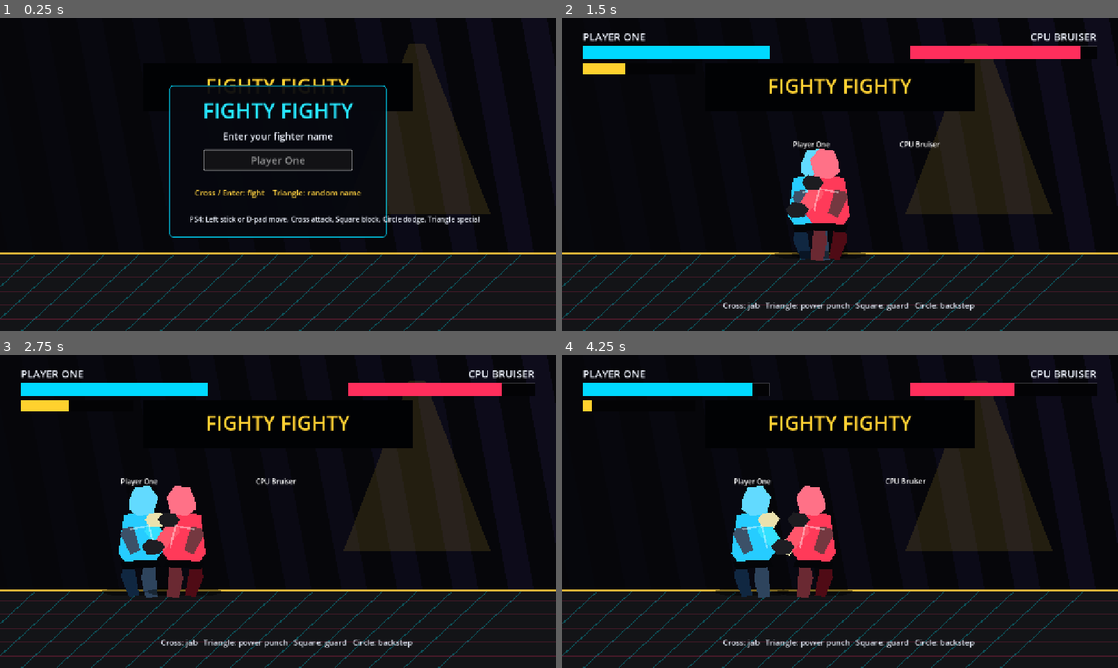
Above: before the commit, frames 1-4 (two rows, left to right).
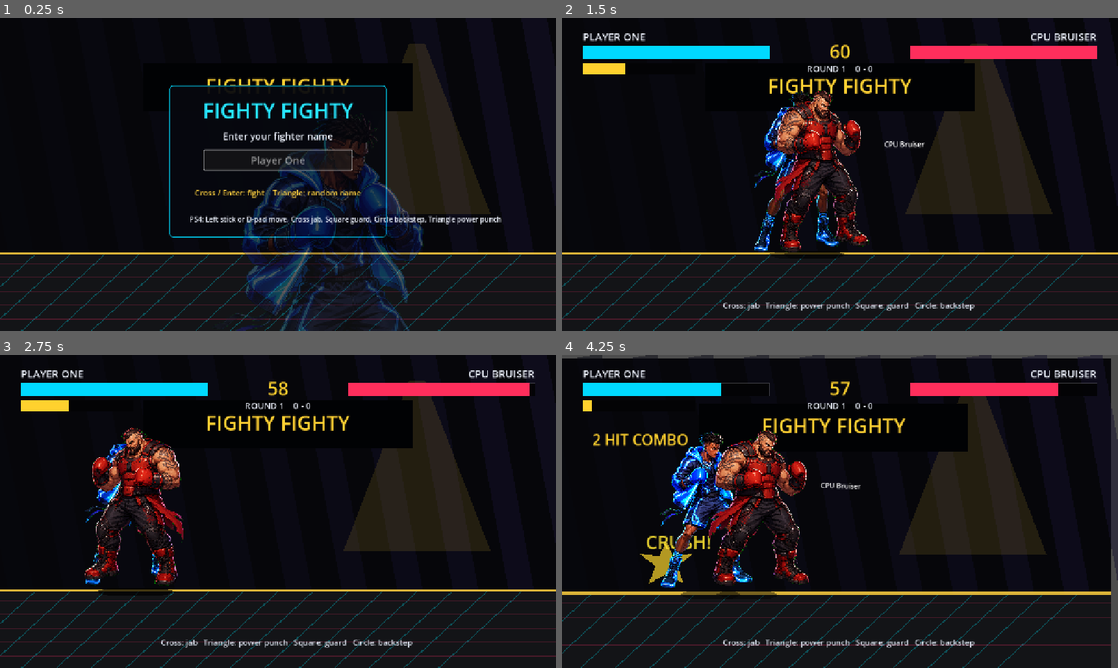
Above: after the commit, the same moments.

Repository: meshbirdprime/fighty-fighty
Game: Godot game, scene res://scenes/Main.tscn
The game is run twice, just before and just after one commit, with the same random seed, the same clock (stepped at 60 frames per second) and the same inputs.
Inputs (mouse positions are in pixels of both pictures, inside the frame that each line leads up to):
- Up to frame 1 (0.25 s): no input
- Up to frame 2 (1.5 s): tap Enter (confirm) at 0.5 s; move the mouse to (962, 158) at 0.52 s; hold D (move_right) 0.53-1.28 s; hold K (block) 0.53-1.28 s; tap J (attack) at 0.6 s; click (962, 158) at 0.67 s; tap Space at 0.77, 1.07 s; move the mouse to (728, 190) at 1.27 s; hold A (move_left) from 1.28 s (still down); tap K (block) at 1.35 s
- Up to frame 3 (2.75 s): tap Space at 1.52, 1.82 s; tap L (dodge) at 1.55, 2.1 s; move the mouse to (333, 442) at 2.02 s; release A (move_left) at 2.03 s; hold D (move_right) from 2.03 s (still down); hold I (special) from 2.03 s (still down)
- Up to frame 4 (4.25 s): move the mouse to (812, 574) at 2.77 s; release I (special) at 2.78 s; tap I (special) at 2.85 s; click (812, 574) at 2.92 s; tap Space at 3.02, 3.05, 3.32, 3.6, 3.77, 4.07 s; move the mouse to (1006, 558) at 3.52 s; release D (move_right) at 3.53 s; hold A (move_left) from 3.53 s (still down); tap J (attack) at 3.8 s

The runs differ from the first frame. In frame 1, 7.0% of the frame differs, in the area x 40-91%, y 30-100%; in frame 2, 6.5%; in frame 3, 7.4%; in frame 4, 20%, in the area x 0-100%, y 0-100%.

Commit message:
Add sprite art and round combat flow

Diff:
--- a/scenes/Fighter.tscn
+++ b/scenes/Fighter.tscn
@@ -5,61 +5,77 @@
 [node name="Fighter" type="Node2D"]
 script = ExtResource("1_fighter")
 
+[node name="CharacterSprite" type="Sprite2D" parent="."]
+position = Vector2(0, -196)
+scale = Vector2(0.38, 0.38)
+z_index = 3
+
 [node name="Shadow" type="Polygon2D" parent="."]
 position = Vector2(0, 0)
 color = Color(0, 0, 0, 0.45)
 polygon = PackedVector2Array(-72, 0, -48, -10, 48, -10, 72, 0, 48, 10, -48, 10)
+z_index = 1
 
 [node name="BackLeg" type="Polygon2D" parent="."]
 position = Vector2(-20, -50)
 color = Color(0.035, 0.09, 0.16, 1)
 polygon = PackedVector2Array(-18, -8, 8, -10, 20, 58, -4, 62, -22, 16)
+visible = false
 
 [node name="FrontLeg" type="Polygon2D" parent="."]
 position = Vector2(24, -50)
 color = Color(0.07, 0.17, 0.28, 1)
 polygon = PackedVector2Array(-15, -8, 12, -10, 18, 62, -10, 64, -20, 18)
+visible = false
 
 [node name="Body" type="Polygon2D" parent="."]
 position = Vector2(0, -105)
 color = Color(0.15, 0.8, 1, 1)
 polygon = PackedVector2Array(-48, 16, -36, -72, 34, -84, 56, 8, 28, 46, -28, 44)
+visible = false
 
 [node name="Belt" type="Polygon2D" parent="."]
 position = Vector2(0, -62)
 color = Color(0.02, 0.025, 0.04, 1)
 polygon = PackedVector2Array(-44, -8, 42, -12, 50, 5, -38, 10)
+visible = false
 
 [node name="Head" type="Polygon2D" parent="."]
 position = Vector2(7, -198)
 color = Color(0.47, 0.94, 1, 1)
 polygon = PackedVector2Array(-30, -14, -18, -42, 16, -46, 36, -20, 26, 18, -10, 24, -32, 8)
+visible = false
 
 [node name="BackArm" type="Polygon2D" parent="."]
 position = Vector2(-28, -138)
 color = Color(0.09, 0.45, 0.62, 1)
 polygon = PackedVector2Array(-10, -8, 14, -12, 30, 42, 8, 52, -16, 6)
+visible = false
 
 [node name="FrontArm" type="Polygon2D" parent="."]
 position = Vector2(28, -142)
 color = Color(0.2, 0.88, 1, 1)
 polygon = PackedVector2Array(-12, -10, 14, -14, 44, 30, 20, 46, -16, 4)
+visible = false
 
 [node name="FrontFist" type="Polygon2D" parent="."]
 position = Vector2(74, -104)
 color = Color(1, 0.96, 0.74, 1)
 polygon = PackedVector2Array(-18, -12, 10, -18, 26, 0, 12, 20, -16, 16, -28, 0)
+visible = false
 
 [node name="GuardFist" type="Polygon2D" parent="."]
 position = Vector2(38, -166)
 color = Color(1, 0.96, 0.74, 1)
 polygon = PackedVector2Array(-16, -13, 10, -18, 25, -2, 12, 18, -14, 17, -26, 0)
+visible = false
 
 [node name="ChestGlow" type="Line2D" parent="."]
 position = Vector2(0, -110)
 width = 4.0
 default_color = Color(1, 1, 1, 0.42)
 points = PackedVector2Array(-22, -34, 22, -42, 34, 8)
+visible = false
 
 [node name="NameLabel" type="Label" parent="."]
 offset_left = -105.0
--- a/scripts/Fighter.gd
+++ b/scripts/Fighter.gd
@@ -10,6 +10,8 @@
 const GRAVITY := 1800.0
 const ATTACK_RANGE := 132.0
 const SPECIAL_RANGE := 188.0
+const PLAYER_TEXTURE := preload("res://assets/fighters/player_blue.png")
+const CPU_TEXTURE := preload("res://assets/fighters/cpu_red.png")
 
 var fighter_name := "Fighter"
 var is_cpu := false
@@ -21,6 +23,8 @@
 var opponent: Fighter
 var arena_bounds := Vector2(90.0, 1190.0)
 var enabled := false
+var combo_count := 0
+var combo_timer := 0.0
 
 var _rng := RandomNumberGenerator.new()
 var _attack_cooldown := 0.0
@@ -31,6 +35,7 @@
 var _cpu_think_timer := 0.0
 var _cpu_action := "idle"
 
+@onready var character_sprite: Sprite2D = $CharacterSprite
 @onready var body: Polygon2D = $Body
 @onready var head: Polygon2D = $Head
 @onready var front_arm: Polygon2D = $FrontArm
@@ -47,6 +52,10 @@
 func _ready() -> void:
 	_rng.randomize()
 	name_label.text = fighter_name
+	character_sprite.texture = CPU_TEXTURE if is_cpu else PLAYER_TEXTURE
+	character_sprite.centered = true
+	character_sprite.position = Vector2(0, -196)
+	character_sprite.scale = Vector2(0.38, 0.38)
 
 
 func configure(new_name: String, cpu: bool, accent: Color) -> void:
@@ -54,6 +63,7 @@
 	is_cpu = cpu
 	if is_inside_tree():
 		name_label.text = fighter_name
+		character_sprite.texture = CPU_TEXTURE if is_cpu else PLAYER_TEXTURE
 		body.color = accent
 		head.color = accent.lightened(0.18)
 		front_arm.color = accent.lightened(0.18)
@@ -67,6 +77,8 @@
 	scale.x = float(facing)
 	health = max_health
 	meter = 0.0
+	combo_count = 0
+	combo_timer = 0.0
 	velocity = Vector2.ZERO
 	_attack_cooldown = 0.0
 	_block_timer = 0.0
@@ -87,6 +99,9 @@
 	_dodge_timer = maxf(_dodge_timer - delta, 0.0)
 	_stun_timer = maxf(_stun_timer - delta, 0.0)
 	_flash_timer = maxf(_flash_timer - delta, 0.0)
+	combo_timer = maxf(combo_timer - delta, 0.0)
+	if combo_timer <= 0.0:
+		combo_count = 0
 
 	if opponent:
 		var target_direction := opponent.global_position.x - global_position.x
@@ -140,6 +155,8 @@
 	var target_delta := opponent.global_position.x - global_position.x if opponent else 9999.0
 	if opponent and absf(target_delta) <= reach and (1 if target_delta >= 0.0 else -1) == facing:
 		opponent.take_hit(damage, heavy, global_position + Vector2(facing * reach, -75.0))
+		combo_count += 1
+		combo_timer = 1.25
 		landed_hit.emit(damage, global_position + Vector2(facing * reach, -75.0), heavy)
 
 
@@ -250,6 +267,10 @@
 
 	body.position = Vector2(0, -105)
 	head.position = Vector2(7, -198)
+	character_sprite.position = Vector2(0, -196)
+	character_sprite.scale = Vector2(0.38, 0.38)
+	character_sprite.rotation = 0.0
+	character_sprite.modulate = Color.WHITE
 	front_arm.position = Vector2(28, -142)
 	front_arm.rotation = 0.0
 	front_fist.position = Vector2(74, -104)
@@ -261,12 +282,17 @@
 	back_leg.position = Vector2(-20, -50)
 
 	if blocking:
+		character_sprite.position = Vector2(-14, -192)
+		character_sprite.scale = Vector2(0.36, 0.39)
 		front_arm.position = Vector2(18, -156)
 		front_arm.rotation = -0.72
 		front_fist.position = Vector2(24, -174)
 		guard_fist.position = Vector2(50, -156)
 		body.position.x = -6
 	elif dodging:
+		character_sprite.position = Vector2(-30, -188)
+		character_sprite.scale = Vector2(0.36, 0.37)
+		character_sprite.rotation = -0.05
 		body.position.x = -18
 		head.position.x = -8
 		front_arm.position = Vector2(10, -132)
@@ -274,6 +300,9 @@
 		guard_fist.position = Vector2(-18, -142)
 		rotation = -0.12 * facing
 	elif heavy_windup:
+		character_sprite.position = Vector2(-24, -198)
+		character_sprite.scale = Vector2(0.39, 0.38)
+		character_sprite.rotation = -0.04
 		body.position.x = -12
 		front_arm.position = Vector2(2, -148)
 		front_arm.rotation = -1.25
@@ -281,6 +310,9 @@
 		guard_fist.position = Vector2(50, -148)
 		rotation = lerpf(rotation, -0.04 * facing, 0.25)
 	elif jab_extend:
+		character_sprite.position = Vector2(16, -196)
+		character_sprite.scale = Vector2(0.4, 0.37)
+		character_sprite.rotation = 0.03
 		body.position.x = 10
 		head.position.x = 18
 		front_arm.position = Vector2(36, -146)
@@ -290,6 +322,9 @@
 		guard_fist.position = Vector2(30, -164)
 		rotation = lerpf(rotation, 0.05 * facing, 0.35)
 	elif punching:
+		character_sprite.position = Vector2(36, -196)
+		character_sprite.scale = Vector2(0.42, 0.36)
+		character_sprite.rotation = 0.05
 		body.position.x = 18
 		head.position.x = 23
 		front_arm.position = Vector2(48, -150)
@@ -301,5 +336,8 @@
 	else:
 		rotation = lerpf(rotation, 0.0, 0.25)
 
+	if _flash_timer > 0.0:
+		character_sprite.modulate = Color(1.45, 1.45, 1.45, 1.0)
+
 	shadow.scale.x = 1.0 + absf(velocity.x) / 1300.0
 	shadow.scale.y = 1.0 - minf(absf(velocity.x) / 2500.0, 0.18)
--- a/scripts/Main.gd
+++ b/scripts/Main.gd
@@ -1,15 +1,21 @@
 extends Node2D
 
-enum GameState { MENU, FIGHT, OVER, PAUSED }
+enum GameState { MENU, FIGHT, ROUND_END, OVER, PAUSED }
 
 const FighterScene := preload("res://scenes/Fighter.tscn")
+const CONCEPT_TEXTURE := preload("res://assets/concept/fighters_concept.png")
 const FLOOR_Y := 545.0
+const ROUND_SECONDS := 60.0
 
 var state := GameState.MENU
 var player_name := "Player One"
 var winner_text := ""
 var shake_time := 0.0
 var shake_strength := 0.0
+var round_number := 1
+var player_rounds := 0
+var cpu_rounds := 0
+var round_time := ROUND_SECONDS
 
 var player: Node2D
 var cpu: Node2D
@@ -23,6 +29,9 @@
 var meter_player: ProgressBar
 var status_label: Label
 var prompt_label: Label
+var timer_label: Label
+var round_label: Label
+var combo_label: Label
 
 func _ready() -> void:
 	process_mode = Node.PROCESS_MODE_ALWAYS
@@ -37,10 +46,16 @@
 
 func _process(delta: float) -> void:
 	if state == GameState.FIGHT:
+		round_time = maxf(round_time - delta, 0.0)
 		health_player.value = player.health
 		health_cpu.value = cpu.health
 		meter_player.value = player.meter
+		timer_label.text = "%02d" % int(ceil(round_time))
+		round_label.text = "ROUND %d    %d - %d" % [round_number, player_rounds, cpu_rounds]
+		combo_label.text = "%d HIT COMBO" % player.combo_count if player.combo_count >= 2 else ""
 		status_label.text = "Cross: jab   Triangle: power punch   Square: guard   Circle: backstep"
+		if round_time <= 0.0:
+			_finish_round(player if player.health >= cpu.health else cpu)
 		if Input.is_action_just_pressed("pause"):
 			_set_paused(true)
 	elif state == GameState.PAUSED and Input.is_action_just_pressed("pause"):
@@ -166,8 +181,8 @@
 	cpu.opponent = player
 	player.landed_hit.connect(_on_hit)
 	cpu.landed_hit.connect(_on_hit)
-	player.defeated.connect(func() -> void: _finish_fight(cpu.fighter_name + " wins"))
-	cpu.defeated.connect(func() -> void: _finish_fight(player.fighter_name + " wins"))
+	player.defeated.connect(func() -> void: _finish_round(cpu))
+	cpu.defeated.connect(func() -> void: _finish_round(player))
 
 
 func _build_menu() -> void:
@@ -175,6 +190,15 @@
 	add_child(menu_layer)
 	var panel := _panel(Vector2(390, 155), Vector2(500, 350))
 	menu_layer.add_child(panel)
+
+	var concept := TextureRect.new()
+	concept.texture = CONCEPT_TEXTURE
+	concept.position = Vector2(20, 18)
+	concept.size = Vector2(460, 122)
+	concept.expand_mode = TextureRect.EXPAND_FIT_WIDTH_PROPORTIONAL
+	concept.stretch_mode = TextureRect.STRETCH_KEEP_ASPECT_CENTERED
+	concept.modulate = Color(1, 1, 1, 0.28)
+	panel.add_child(concept)
 
 	var title := _label("FIGHTY FIGHTY", 48, Vector2(0, 24), Vector2(500, 60), HORIZONTAL_ALIGNMENT_CENTER)
 	title.add_theme_color_override("font_color", Color(0.15, 0.9, 1.0))
@@ -197,7 +221,7 @@
 	prompt_label.add_theme_color_override("font_color", Color(1.0, 0.82, 0.25))
 	panel.add_child(prompt_label)
 
-	var controls := _label("PS4: Left stick or D-pad move, Cross attack, Square block, Circle dodge, Triangle special", 16, Vector2(46, 286), Vector2(410, 44), HORIZONTAL_ALIGNMENT_CENTER)
+	var controls := _label("PS4: Left stick or D-pad move, Cross jab, Square guard, Circle backstep, Triangle power punch", 16, Vector2(46, 286), Vector2(410, 44), HORIZONTAL_ALIGNMENT_CENTER)
 	controls.autowrap_mode = TextServer.AUTOWRAP_WORD_SMART
 	panel.add_child(controls)
 
@@ -219,6 +243,17 @@
 	meter_player = _bar(Vector2(48, 104), Vector2(260, 18), Color(1.0, 0.82, 0.18))
 	meter_player.max_value = 100
 	fight_layer.add_child(meter_player)
+
+	timer_label = _label("60", 42, Vector2(588, 48), Vector2(104, 52), HORIZONTAL_ALIGNMENT_CENTER)
+	timer_label.add_theme_color_override("font_color", Color(1.0, 0.82, 0.18))
+	fight_layer.add_child(timer_label)
+
+	round_label = _label("ROUND 1    0 - 0", 20, Vector2(490, 102), Vector2(300, 28), HORIZONTAL_ALIGNMENT_CENTER)
+	fight_layer.add_child(round_label)
+
+	combo_label = _label("", 34, Vector2(70, 170), Vector2(280, 50), HORIZONTAL_ALIGNMENT_LEFT)
+	combo_label.add_theme_color_override("font_color", Color(1.0, 0.82, 0.18))
+	fight_layer.add_child(combo_label)
 
 	status_label = _label("", 18, Vector2(370, 645), Vector2(540, 32), HORIZONTAL_ALIGNMENT_CENTER)
 	status_label.add_theme_color_override("font_color", Color(0.88, 0.91, 0.96))
@@ -257,20 +292,59 @@
 		player_name = "Player One"
 	player.configure(player_name, false, Color(0.15, 0.8, 1.0))
 	fight_layer.get_node("PlayerName").text = player_name.to_upper()
-	player.reset_fight(Vector2(360, FLOOR_Y), 1)
-	cpu.reset_fight(Vector2(920, FLOOR_Y), -1)
+	player_rounds = 0
+	cpu_rounds = 0
+	round_number = 1
+	_start_round()
+	state = GameState.FIGHT
+	menu_layer.visible = false
+	fight_layer.visible = true
+	over_layer.visible = false
+
+
+func _start_round() -> void:
+	round_time = ROUND_SECONDS
+	combo_label.text = ""
+	status_label.text = ""
+	player.reset_fight(Vector2(350, FLOOR_Y), 1)
+	cpu.reset_fight(Vector2(930, FLOOR_Y), -1)
 	player.visible = true
 	cpu.visible = true
 	health_player.max_value = player.max_health
 	health_cpu.max_value = cpu.max_health
-	state = GameState.FIGHT
-	menu_layer.visible = false
-	fight_layer.visible = true
-	over_layer.visible = false
+	health_player.value = player.max_health
+	health_cpu.value = cpu.max_health
+	timer_label.text = "%02d" % int(ROUND_SECONDS)
+	round_label.text = "ROUND %d    %d - %d" % [round_number, player_rounds, cpu_rounds]
+
+
+func _finish_round(winner: Node2D) -> void:
+	if state == GameState.ROUND_END or state == GameState.OVER:
+		return
+	state = GameState.ROUND_END
+	player.enabled = false
+	cpu.enabled = false
+	if winner == player:
+		player_rounds += 1
+		status_label.text = "%s takes the round" % player.fighter_name
+	else:
+		cpu_rounds += 1
+		status_label.text = "CPU Bruiser takes the round"
+
+	if player_rounds >= 2:
+		_finish_fight(player.fighter_name + " wins")
+	elif cpu_rounds >= 2:
+		_finish_fight(cpu.fighter_name + " wins")
+	else:
+		round_number += 1
+		await get_tree().create_timer(1.6).timeout
+		if state == GameState.ROUND_END:
+			state = GameState.FIGHT
+			_start_round()
 
 
 func _finish_fight(text: String) -> void:
-	if state != GameState.FIGHT:
+	if state == GameState.OVER:
 		return
 	winner_text = text
 	state = GameState.OVER
Binary file added: assets/concept/fighters_concept.png
Binary file added: assets/fighters/cpu_red.png
Binary file added: assets/fighters/player_blue.png
Not shown, changed: .gitignore
Not shown, changed: README.md
